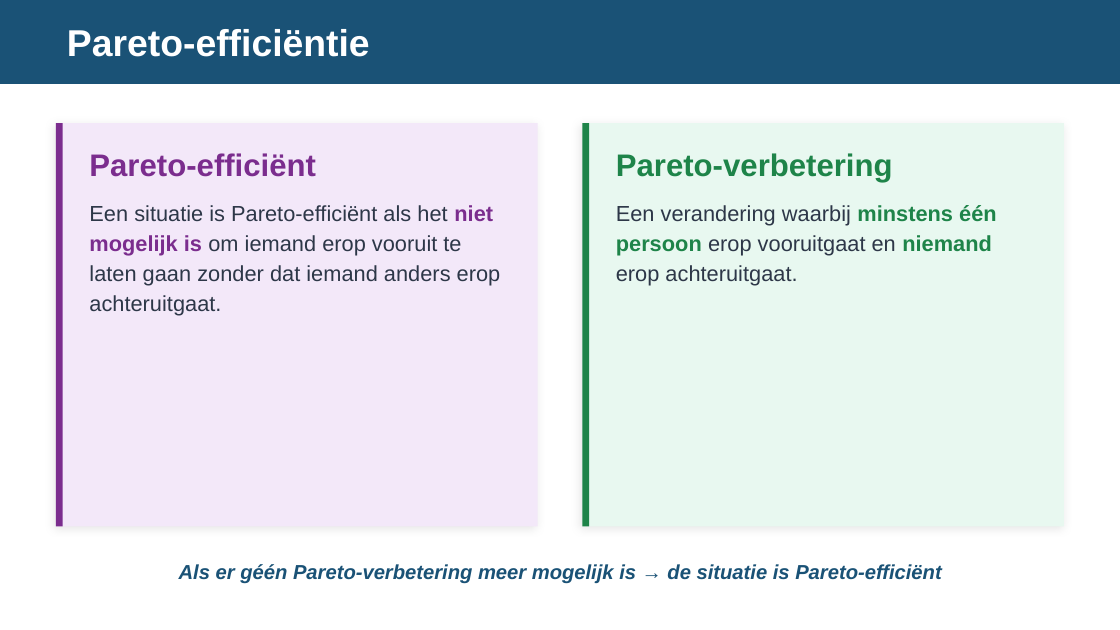
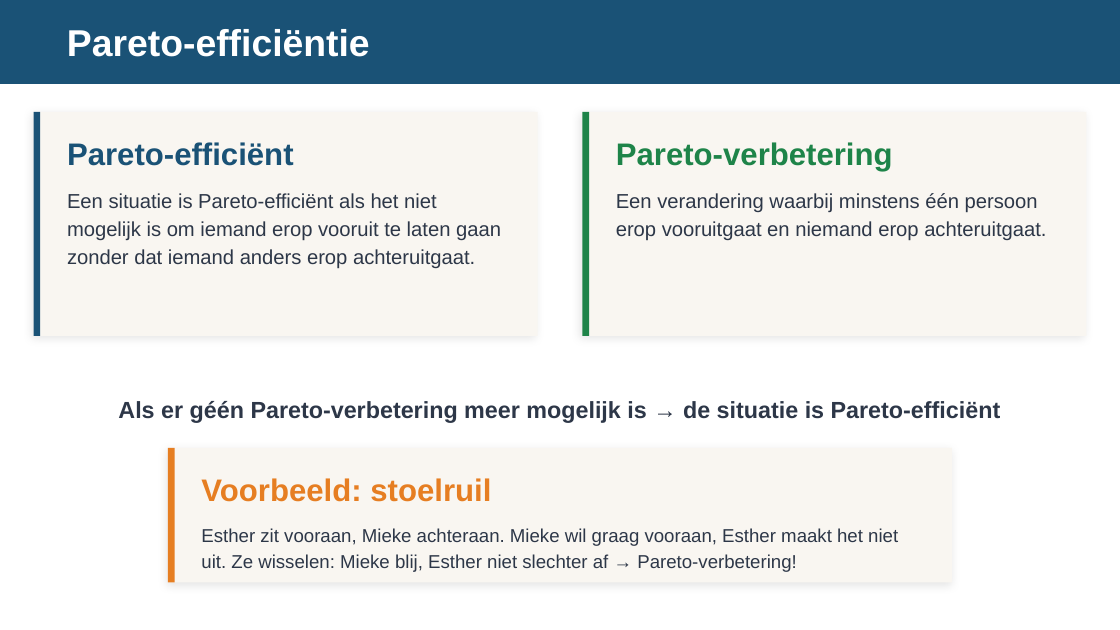
Before and after one commit to meijer1973/economie-vwo4-m3, a slide deck: slide 9 of 3.2 Hoofdstuk 2 - Marktvormen en hun marktevenwicht/3.2.6 Paragraaf 6 - Marktvormen en hun economische doelmatigheid/2. Leren/3.2.6 Marktvormen en hun economische doelmatigheid – presentatie.pptx. Drawn at 1120x630 pixels with LibreOffice and Linux fonts; fonts in the diff are those of the drawing. Boxes give left, top, right and bottom in pixels: in the first picture for what was removed or moved away, otherwise in the second. Text is boxed around its words. In the diff, an @@ line names an element or a change of style, - is before the commit and + after.

```diff
--- a/3.2 Hoofdstuk 2 - Marktvormen en hun marktevenwicht/3.2.6 Paragraaf 6 - Marktvormen en hun economische doelmatigheid/2. Leren/3.2.6 Marktvormen en hun economische doelmatigheid – presentatie.pptx
+++ b/3.2 Hoofdstuk 2 - Marktvormen en hun marktevenwicht/3.2.6 Paragraaf 6 - Marktvormen en hun economische doelmatigheid/2. Leren/3.2.6 Marktvormen en hun economische doelmatigheid – presentatie.pptx
@@ rectangle: place and size @@
-rectangle at bbox=[56, 123, 538, 526]
+rectangle at bbox=[34, 112, 538, 336]
@@ rectangle at bbox=[34, 112, 538, 336]: fill #F3E8F9 to #F9F6F1; proportions changed @@
@@ rectangle: place and size @@
-rectangle at bbox=[56, 123, 63, 526]
+rectangle at bbox=[34, 112, 40, 336]
@@ rectangle at bbox=[34, 112, 40, 336]: fill #7B2D8E to #1A5276 @@
@@ rectangle: place and size @@
-rectangle at bbox=[582, 123, 589, 526]
+rectangle at bbox=[582, 112, 589, 336]
@@ rectangle: place and size @@
-rectangle at bbox=[582, 123, 1064, 526]
+rectangle at bbox=[582, 112, 1086, 336]
@@ rectangle at bbox=[582, 112, 1086, 336]: fill #E8F8F0 to #F9F6F1; proportions changed @@
@@ text "Pareto-efficiënt": place and size @@
-text "Pareto-efficiënt" at bbox=[89, 153, 316, 177]
+text "Pareto-efficiënt" at bbox=[67, 142, 294, 166]
@@ text "Pareto-efficiënt" at bbox=[67, 142, 294, 166]: text colour #7B2D8E to #1A5276 @@
@@ text "Pareto-verbetering": place and size @@
-text "Pareto-verbetering" at bbox=[616, 153, 893, 182]
+text "Pareto-verbetering" at bbox=[616, 142, 893, 171]
@@ text "Een situatie is Pareto-efficiënt als ...": place and size @@
-text "Een situatie is Pareto-efficiënt als ..." at bbox=[89, 205, 501, 316]
+text "Een situatie is Pareto-efficiënt als ..." at bbox=[67, 193, 501, 269]
@@ text "Een situatie is Pareto-efficiënt als ..." at bbox=[67, 193, 501, 269]: size 14 to 13 pt; text colour #7B2D8E to #2D3748, bold off in "niet mogelijk is" @@
@@ text "Een verandering waarbij minstens één ...": place and size @@
-text "Een verandering waarbij minstens één ..." at bbox=[616, 205, 997, 286]
+text "Een verandering waarbij minstens één ..." at bbox=[616, 193, 1046, 241]
@@ text "Een verandering waarbij minstens één ..." at bbox=[616, 193, 1046, 241]: size 14 to 13 pt; text colour #1E8449 to #2D3748, bold off in "minstens één persoon niemand" @@
@@ text "Als er géén Pareto-verbetering meer ...": place and size @@
-text "Als er géén Pareto-verbetering meer ..." at bbox=[179, 564, 942, 584]
+text "Als er géén Pareto-verbetering meer ..." at bbox=[118, 401, 1001, 423]
@@ text "Als er géén Pareto-verbetering meer ..." at bbox=[118, 401, 1001, 423]: size 13 to 15 pt, text colour #1A5276 to #2D3748, italic off @@
@@ rectangle added at bbox=[168, 448, 952, 582], fill #F9F6F1 @@
@@ rectangle added at bbox=[168, 448, 175, 582], fill #E67E22 @@
@@ text added at bbox=[201, 478, 491, 502], 20 pt, text #E67E22, bold @@
+Voorbeeld: stoelruil
@@ text added at bbox=[201, 528, 898, 572], 12 pt, text #2D3748 @@
+Esther zit vooraan, Mieke achteraan. Mieke wil graag vooraan, Esther maakt het niet uit. Ze wisselen: Mieke blij, Esther niet slechter af → Pareto-verbetering!
```
Also in this commit, not shown: 8 other slides changed, 2 slides added, 3 slides removed, 2 other files.
